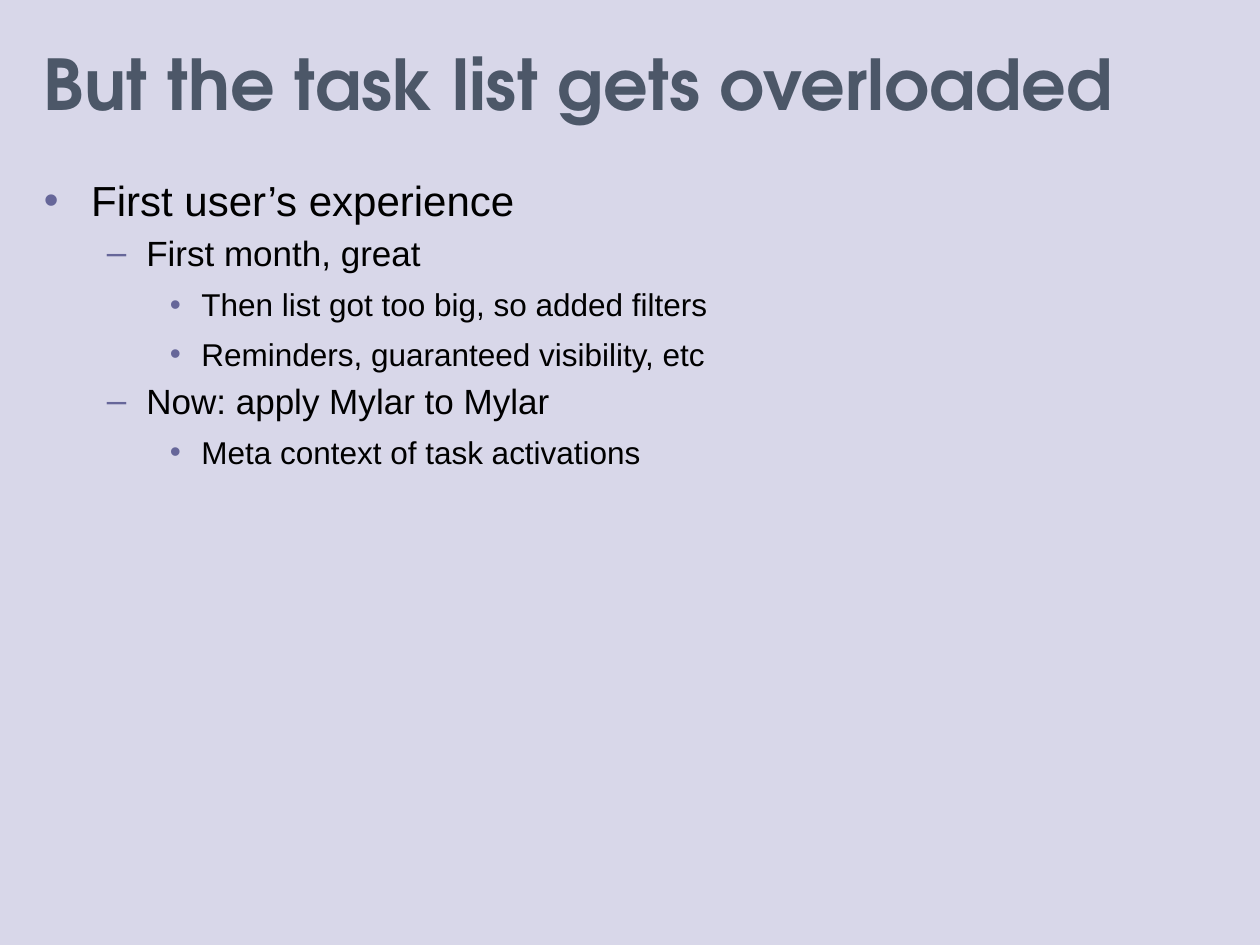
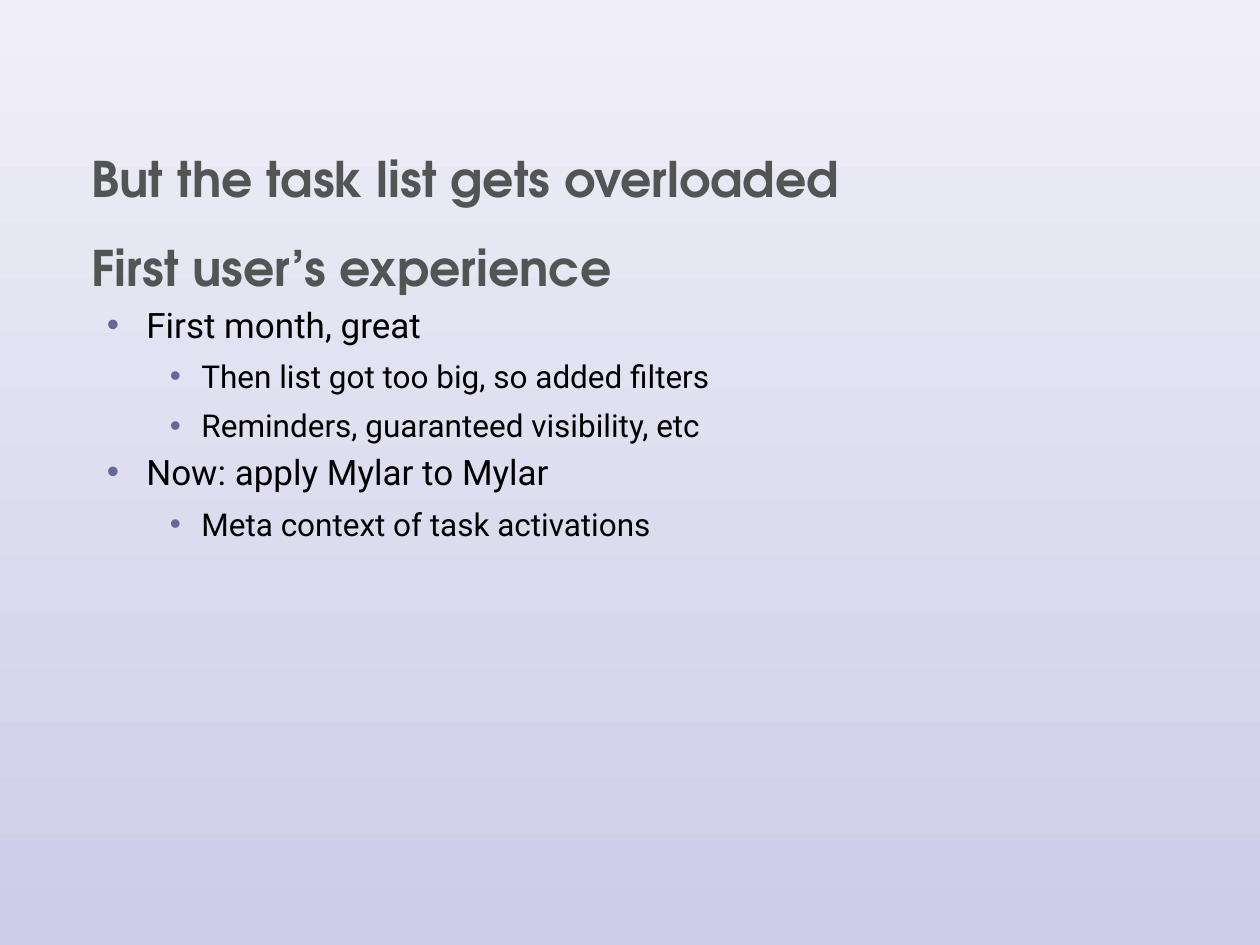
Before and after one commit to eclipse-mylyn/mylyn-website, a slide deck: slide 13 of publications/2006-03-mylar-eclipsecon.ppt (slide 10 before the commit). Drawn at 1260x945 pixels with LibreOffice and Linux fonts; fonts in the diff are those of the drawing. Boxes give left, top, right and bottom in pixels: in the first picture for what was removed or moved away, otherwise in the second. Text is boxed around its words. In the diff, an @@ line names an element or a change of style, - is before the commit and + after.

```diff
--- a/publications/2006-03-mylar-eclipsecon.ppt
+++ b/publications/2006-03-mylar-eclipsecon.ppt
@@ rectangle at [0, 0, 1260, 945]: fill #D8D7E9 to gradient #F0EFF8 to #CDCDE8 @@
@@ title removed at [44, 56, 1112, 126] @@
-But the task list gets overloaded
@@ text "But the task list gets ...": place and size @@
-text "But the task list gets ..." at [91, 185, 707, 465]
+text "But the task list gets ..." at [91, 159, 839, 537]
@@ text at [91, 159, 839, 208]: paragraph added @@
+  But the task list gets overloaded
@@ text at [91, 248, 709, 537]: size 24 to 28 pt, font Arial to TeX Gyre Adventor, text colour #000000 to #535454, bold on in "First user’s experience"; font Arial to Roboto in "First month, great", "Then list got too big, so added ...", "Reminders, guaranteed visibility, etc", "Now: apply Mylar to Mylar" and 1 more places; bullet • to  ; more space between paragraphs; bullet – to • @@
```
Also in this commit, not shown: 15 other slides changed, 4 slides added, 1 slide removed, 1 other file.
